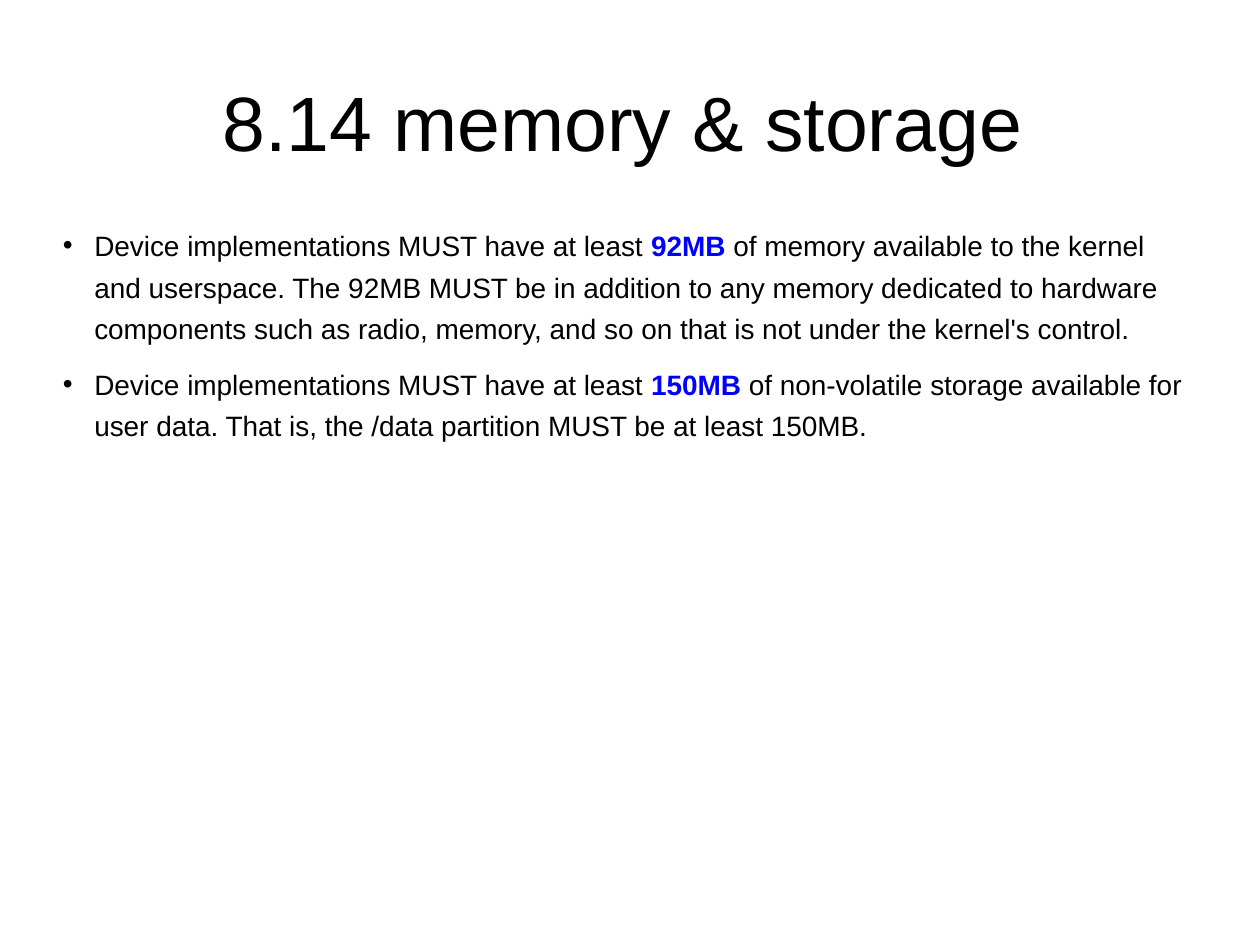
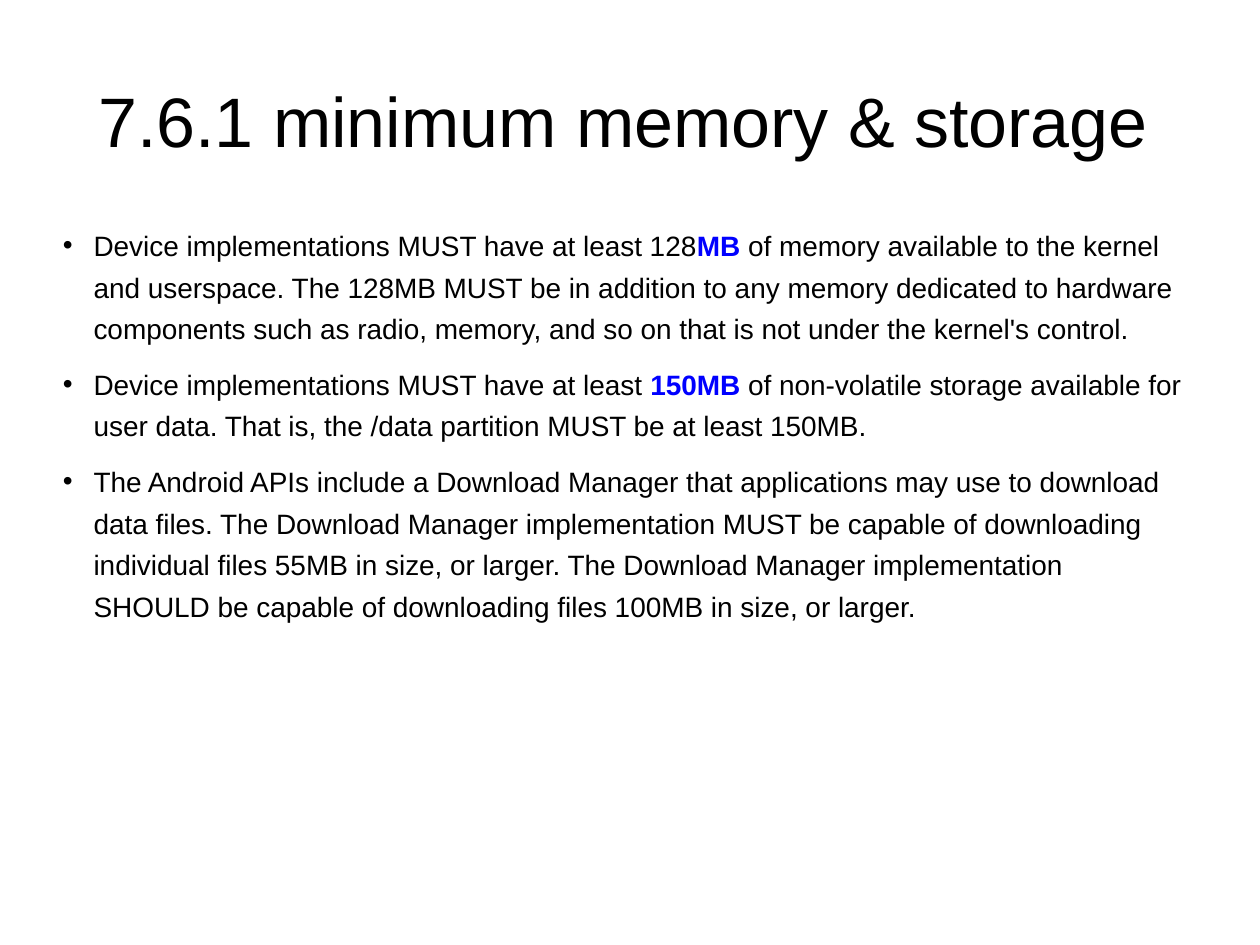
Before and after one commit to widerules/system-information, a slide deck: slide 52 of cts/CDD-digest.ppt (slide 36 before the commit). Drawn at 1260x945 pixels with LibreOffice and Linux fonts; fonts in the diff are those of the drawing; background and template pictures are left out. Boxes give left, top, right and bottom in pixels: in the first picture for what was removed or moved away, otherwise in the second. Text is boxed around its words. In the diff, an @@ line names an element or a change of style, - is before the commit and + after.

```diff
--- a/cts/CDD-digest.ppt
+++ b/cts/CDD-digest.ppt
@@ title at (x1=98, y1=96, x2=1147, y2=160): text changed; size 44 to 40 pt @@
-8.14 memory & storage
+7.6.1 minimum memory & storage
@@ text at (x1=94, y1=235, x2=1172, y2=344): text changed @@
-• Device implementations MUST have at least 92MB of memory available to the kernel and userspace. The 92MB MUST be in addition to any memory dedicated to hardware components such as radio, memory, and so on that is not under the kernel's control.
+• Device implementations MUST have at least 128MB of memory available to the kernel and userspace. The 128MB MUST be in addition to any memory dedicated to hardware components such as radio, memory, and so on that is not under the kernel's control.
@@ text at (x1=94, y1=374, x2=1181, y2=442): indent changed @@
@@ text at (x1=94, y1=471, x2=1160, y2=622): paragraph added @@
+• The Android APIs include a Download Manager that applications may use to download data files. The Download Manager implementation MUST be capable of downloading individual files 55MB in size, or larger. The Download Manager implementation SHOULD be capable of downloading files 100MB in size, or larger.
```
Also in this commit, not shown: 36 other slides changed, 24 slides added, 5 slides removed, 1 other file.
